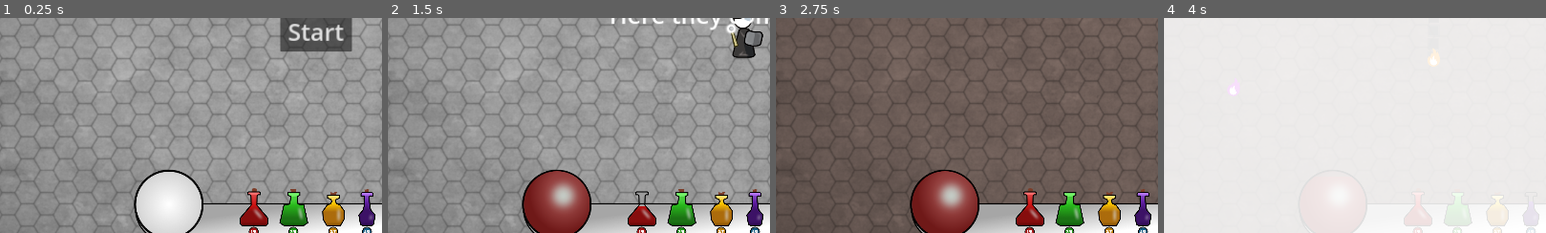
Above: before the commit, frames 1-4 (left to right).
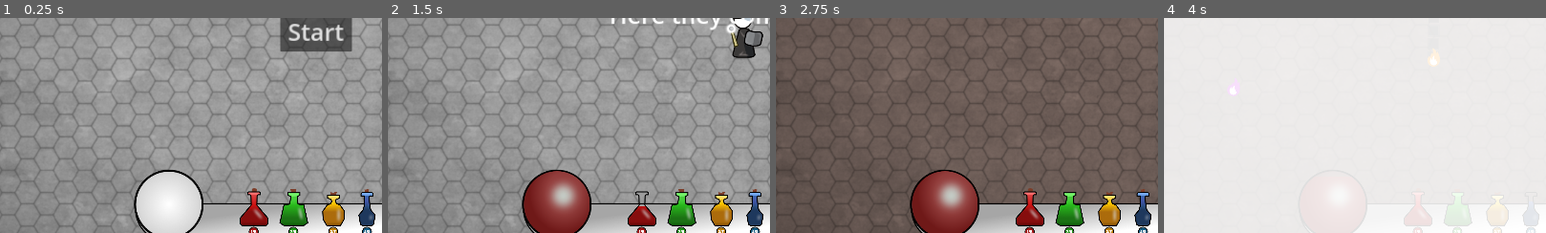
Above: after the commit, the same moments.

Repository: kurilluk/GDSJam23
Game: Godot game, scene res://assets/scenes/Main.tscn
Two runs of this game, one before a commit and one after it. Both use one fixed random seed, a clock stepped at 60 frames per second and the inputs below. Sound files missing from this copy of the repository are replaced by a short silence.
Inputs:
- Up to frame 1 (0.25 s): no input
- Up to frame 2 (1.5 s): click "Start" at 0.5 s; hold D (Right) from 1.28 s (still down); tap 1 (Potion_1) at 1.35 s
- Up to frame 3 (2.75 s): release D (Right) at 2.03 s; hold S (Down) from 2.03 s (still down); tap 2 (Potion_2) at 2.1 s
- Up to frame 4 (4 s): release S (Down) at 2.78 s; hold D (Right) 2.78-3.53 s; tap 3 (Potion_3) at 2.85 s; hold W (Up) from 3.53 s (still down); tap 4 (Potion_4) at 3.6 s
The pictures show only the part of the screen within x 9-59%, y 47-97%; the shares and areas given below are measured in that part.

The runs differ from the first frame. In frame 1, 0.4% of the frame differs, in the area x 94-98%, y 81-97%; in frame 2, 0.4%; in frame 3, 0.4%; in frame 4, less than 0.1%.

Commit message:
add blue potion

Diff:
--- a/examples/dodge_the_creeps/assets/scenes/Potions.tscn
+++ b/examples/dodge_the_creeps/assets/scenes/Potions.tscn
@@ -3,8 +3,8 @@
 [ext_resource type="Script" path="res://assets/scripts/Potions.gd" id="1_8b8ln"]
 [ext_resource type="Texture2D" uid="uid://y2syhx8hsbfs" path="res://art/Potions/G_Bottle Outline.png" id="1_iaqy1"]
 [ext_resource type="Texture2D" uid="uid://5jovxgrub0tr" path="res://art/Potions/G_Bottle Fill.png" id="2_n3628"]
-[ext_resource type="Texture2D" uid="uid://dvvvc2lg0qnjt" path="res://art/Potions/P-Bottle Outline.png" id="3_0x0k1"]
-[ext_resource type="Texture2D" uid="uid://b0qx28wx5ojek" path="res://art/Potions/P-Bottle Fill.png" id="4_q1kli"]
+[ext_resource type="Texture2D" uid="uid://daffd2dp7q3r2" path="res://art/Potions/B-Bottle Outline.png" id="4_hl3et"]
+[ext_resource type="Texture2D" uid="uid://dd0472r1ym0ud" path="res://art/Potions/B-Bottle Fill.png" id="5_2esbr"]
 [ext_resource type="Texture2D" uid="uid://dipfingxvcxf6" path="res://art/Potions/R_Bottle Outline.png" id="5_kc8tc"]
 [ext_resource type="Texture2D" uid="uid://y0gvmhllote8" path="res://art/Potions/R_Bottle Fill.png" id="6_johdg"]
 [ext_resource type="Texture2D" uid="uid://cnfssqw3dcxie" path="res://art/Potions/Y_Bottle Outline.png" id="7_6ygc5"]
@@ -36,8 +36,8 @@
 offset_bottom = 200.0
 value = 100.0
 fill_mode = 3
-texture_over = ExtResource("3_0x0k1")
-texture_progress = ExtResource("4_q1kli")
+texture_over = ExtResource("4_hl3et")
+texture_progress = ExtResource("5_2esbr")
 
 [node name="R_Bottle" type="TextureProgressBar" parent="."]
 offset_right = 200.0
Binary file added: examples/dodge_the_creeps/art/Potions/B-Bottle Fill.png
Not shown, added: examples/dodge_the_creeps/art/Potions/B-Bottle Fill.png.import
Binary file added: examples/dodge_the_creeps/art/Potions/B-Bottle Outline.png
Not shown, added: examples/dodge_the_creeps/art/Potions/B-Bottle Outline.png.import
